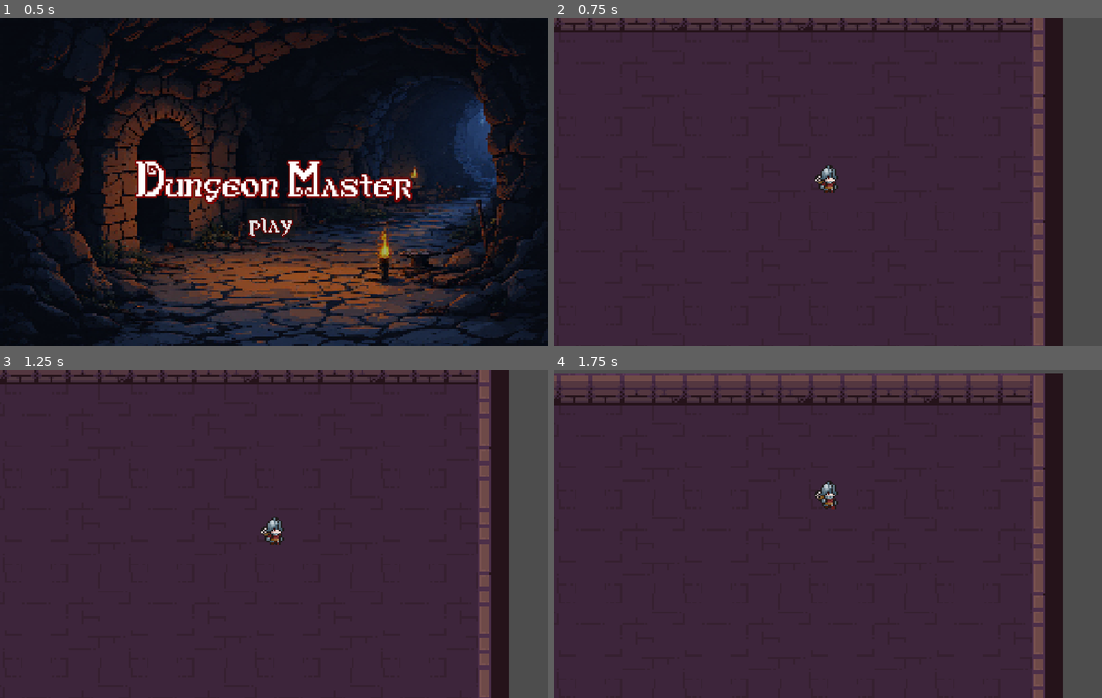
Above: before the commit, frames 1-4 (two rows, left to right).
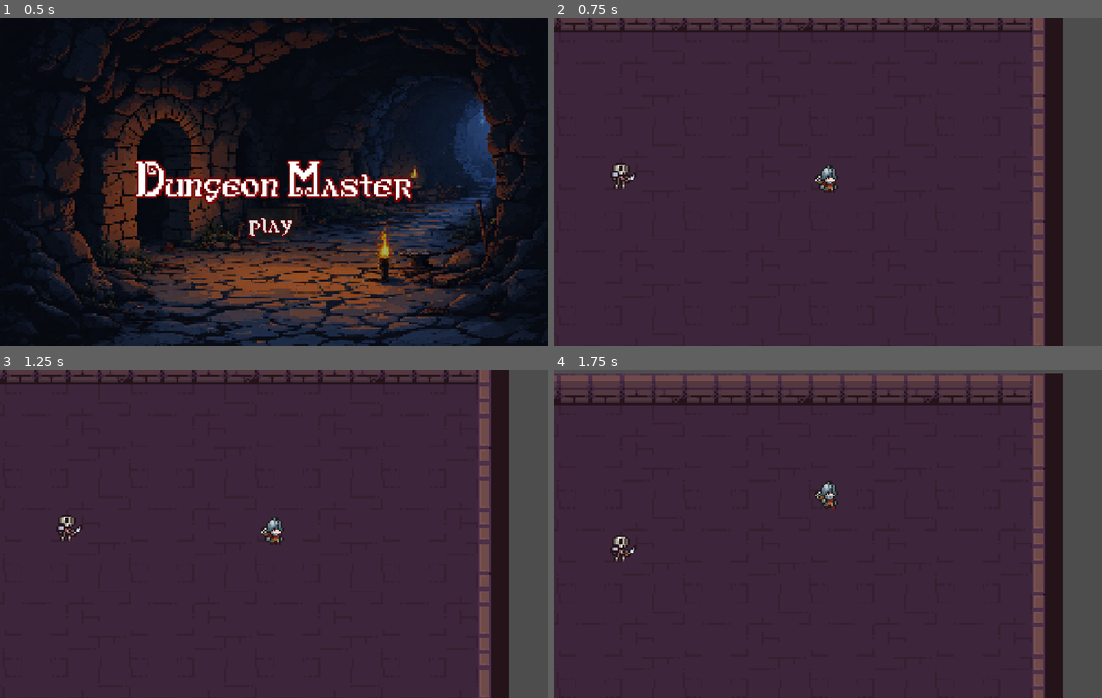
Above: after the commit, the same moments.

Repository: saldaevvladimir/fefu-gamedev-sem6
Game: Godot game, scene res://game/scenes/home.tscn
The game is run twice, just before and just after one commit, with the same random seed, the same clock (stepped at 60 frames per second) and the same inputs.
Inputs:
- Up to frame 1 (0.5 s): no input
- Up to frame 2 (0.75 s): click "play" at 0.5 s
- Up to frame 3 (1.25 s): no input
- Up to frame 4 (1.75 s): tap Enter at 1.25 s; hold W (Up) from 1.28 s (still down); tap L (Bow) at 1.35 s; tap J (Sword1) at 1.55 s

Frame 1 is identical in both runs. In frame 2, 0.2% of the frame differs, in the area x 10-15%, y 44-53%; in frame 3, 0.2%; in frame 4, 0.2%.

Commit message:
add skeleton which can detect and chase player in fixed radius area

Diff:
--- a/game/scenes/game.tscn
+++ b/game/scenes/game.tscn
@@ -1,9 +1,10 @@
-[gd_scene load_steps=9 format=3 uid="uid://h5q1y0ns8rb7"]
+[gd_scene load_steps=10 format=3 uid="uid://h5q1y0ns8rb7"]
 
 [ext_resource type="Texture2D" uid="uid://cx4o24m75yqxm" path="res://assets/2D Pixel Dungeon Asset Pack/character and tileset/Dungeon_Tileset.png" id="1_dt1u1"]
 [ext_resource type="Texture2D" uid="uid://cq4nl8cnm5r3p" path="res://assets/2D Pixel Dungeon Asset Pack/character and tileset/Dungeon_Character.png" id="2_ykdcs"]
 [ext_resource type="Texture2D" uid="uid://d2yycyyfjx1nw" path="res://assets/2D Pixel Dungeon Asset Pack/character and tileset/Dungeon_Character_2.png" id="3_gy5jl"]
 [ext_resource type="PackedScene" uid="uid://bsxmfn7etnto5" path="res://game/scenes/player.tscn" id="4_wowgv"]
+[ext_resource type="PackedScene" uid="uid://clqo430um1lci" path="res://game/scenes/mobs/skeleton.tscn" id="5_ykdcs"]
 
 [sub_resource type="TileSetAtlasSource" id="TileSetAtlasSource_7aouk"]
 texture = ExtResource("1_dt1u1")
@@ -197,5 +198,12 @@
 layer_1/name = "Layer1"
 layer_1/tile_data = PackedInt32Array(0, 1, 0, 65536, 1, 1, 131072, 1, 2, 196608, 1, 0, 262144, 1, 1, 327680, 1, 2, 3932 …(895 unchanged characters)…
 
-[node name="player" parent="." instance=ExtResource("4_wowgv")]
+[node name="Player" type="Node2D" parent="."]
+
+[node name="player" parent="Player" instance=ExtResource("4_wowgv")]
 position = Vector2(803, 369)
+
+[node name="Mobs" type="Node2D" parent="."]
+
+[node name="skeleton" parent="Mobs" instance=ExtResource("5_ykdcs")]
+position = Vector2(388, 355)
--- /dev/null
+++ b/game/scenes/mobs/skeleton.tscn
@@ -0,0 +1,395 @@
+[gd_scene load_steps=57 format=3 uid="uid://clqo430um1lci"]
+
+[ext_resource type="Script" uid="uid://c3ncgs87su2he" path="res://game/scripts/mobs/skeleton.gd" id="1_3tc0i"]
+[ext_resource type="Texture2D" uid="uid://dacy8nx3x4aep" path="res://assets/Enemy_Animations_Set/enemies-skeleton1_attack.png" id="1_jllgr"]
+[ext_resource type="Texture2D" uid="uid://cjltx8alxf2re" path="res://assets/Enemy_Animations_Set/enemies-skeleton1_death.png" id="2_7o07h"]
+[ext_resource type="Texture2D" uid="uid://be7txdgnk3l6g" path="res://assets/Enemy_Animations_Set/enemies-skeleton1_idle.png" id="3_7suoa"]
+[ext_resource type="Texture2D" uid="uid://gxwf16dyoyed" path="res://assets/Enemy_Animations_Set/enemies-skeleton1_take_damage.png" id="4_1uluj"]
+[ext_resource type="Texture2D" uid="uid://d3387xmfrnuq0" path="res://assets/Enemy_Animations_Set/enemies-skeleton1_movement.png" id="5_7o07h"]
+
+[sub_resource type="CapsuleShape2D" id="CapsuleShape2D_jllgr"]
+radius = 16.355
+height = 56.0
+
+[sub_resource type="AtlasTexture" id="AtlasTexture_td40a"]
+atlas = ExtResource("1_jllgr")
+region = Rect2(0, 0, 32, 32)
+
+[sub_resource type="AtlasTexture" id="AtlasTexture_uqqo5"]
+atlas = ExtResource("1_jllgr")
+region = Rect2(32, 0, 32, 32)
+
+[sub_resource type="AtlasTexture" id="AtlasTexture_acljx"]
+atlas = ExtResource("1_jllgr")
+region = Rect2(64, 0, 32, 32)
+
+[sub_resource type="AtlasTexture" id="AtlasTexture_lob2b"]
+atlas = ExtResource("1_jllgr")
+region = Rect2(96, 0, 32, 32)
+
+[sub_resource type="AtlasTexture" id="AtlasTexture_nu5xo"]
+atlas = ExtResource("1_jllgr")
+region = Rect2(128, 0, 32, 32)
+
+[sub_resource type="AtlasTexture" id="AtlasTexture_jmwqt"]
+atlas = ExtResource("1_jllgr")
+region = Rect2(160, 0, 32, 32)
+
+[sub_resource type="AtlasTexture" id="AtlasTexture_40w32"]
+atlas = ExtResource("1_jllgr")
+region = Rect2(192, 0, 32, 32)
+
+[sub_resource type="AtlasTexture" id="AtlasTexture_kcmcu"]
+atlas = ExtResource("1_jllgr")
+region = Rect2(224, 0, 32, 32)
+
+[sub_resource type="AtlasTexture" id="AtlasTexture_l734d"]
+atlas = ExtResource("1_jllgr")
+region = Rect2(256, 0, 32, 32)
+
+[sub_resource type="AtlasTexture" id="AtlasTexture_ktu6u"]
+atlas = ExtResource("2_7o07h")
+region = Rect2(0, 0, 32, 32)
+
+[sub_resource type="AtlasTexture" id="AtlasTexture_2bixw"]
+atlas = ExtResource("2_7o07h")
+region = Rect2(32, 0, 32, 32)
+
+[sub_resource type="AtlasTexture" id="AtlasTexture_m5cwt"]
+atlas = ExtResource("2_7o07h")
+region = Rect2(64, 0, 32, 32)
+
+[sub_resource type="AtlasTexture" id="AtlasTexture_tcrgd"]
+atlas = ExtResource("2_7o07h")
+region = Rect2(96, 0, 32, 32)
+
+[sub_resource type="AtlasTexture" id="AtlasTexture_gxw3t"]
+atlas = ExtResource("2_7o07h")
+region = Rect2(128, 0, 32, 32)
+
+[sub_resource type="AtlasTexture" id="AtlasTexture_m274o"]
+atlas = ExtResource("2_7o07h")
+region = Rect2(160, 0, 32, 32)
+
+[sub_resource type="AtlasTexture" id="AtlasTexture_6cet3"]
+atlas = ExtResource("2_7o07h")
+region = Rect2(192, 0, 32, 32)
+
+[sub_resource type="AtlasTexture" id="AtlasTexture_oldhk"]
+atlas = ExtResource("2_7o07h")
+region = Rect2(224, 0, 32, 32)
+
+[sub_resource type="AtlasTexture" id="AtlasTexture_4n7l6"]
+atlas = ExtResource("2_7o07h")
+region = Rect2(256, 0, 32, 32)
+
+[sub_resource type="AtlasTexture" id="AtlasTexture_yj7xi"]
+atlas = ExtResource("2_7o07h")
+region = Rect2(288, 0, 32, 32)
+
+[sub_resource type="AtlasTexture" id="AtlasTexture_tv1p7"]
+atlas = ExtResource("2_7o07h")
+region = Rect2(320, 0, 32, 32)
+
+[sub_resource type="AtlasTexture" id="AtlasTexture_3dapo"]
+atlas = ExtResource("2_7o07h")
+region = Rect2(352, 0, 32, 32)
+
+[sub_resource type="AtlasTexture" id="AtlasTexture_in7h0"]
+atlas = ExtResource("2_7o07h")
+region = Rect2(384, 0, 32, 32)
+
+[sub_resource type="AtlasTexture" id="AtlasTexture_quaro"]
+atlas = ExtResource("2_7o07h")
+region = Rect2(416, 0, 32, 32)
+
+[sub_resource type="AtlasTexture" id="AtlasTexture_gmm60"]
+atlas = ExtResource("2_7o07h")
+region = Rect2(448, 0, 32, 32)
+
+[sub_resource type="AtlasTexture" id="AtlasTexture_xw8kb"]
+atlas = ExtResource("2_7o07h")
+region = Rect2(480, 0, 32, 32)
+
+[sub_resource type="AtlasTexture" id="AtlasTexture_y6gl2"]
+atlas = ExtResource("2_7o07h")
+region = Rect2(512, 0, 32, 32)
+
+[sub_resource type="AtlasTexture" id="AtlasTexture_jiake"]
+atlas = ExtResource("3_7suoa")
+region = Rect2(0, 0, 32, 32)
+
+[sub_resource type="AtlasTexture" id="AtlasTexture_786re"]
+atlas = ExtResource("3_7suoa")
+region = Rect2(32, 0, 32, 32)
+
+[sub_resource type="AtlasTexture" id="AtlasTexture_ho2jj"]
+atlas = ExtResource("3_7suoa")
+region = Rect2(64, 0, 32, 32)
+
+[sub_resource type="AtlasTexture" id="AtlasTexture_8qoep"]
+atlas = ExtResource("3_7suoa")
+region = Rect2(96, 0, 32, 32)
+
+[sub_resource type="AtlasTexture" id="AtlasTexture_ynddn"]
+atlas = ExtResource("3_7suoa")
+region = Rect2(128, 0, 32, 32)
+
+[sub_resource type="AtlasTexture" id="AtlasTexture_rm5mn"]
+atlas = ExtResource("3_7suoa")
+region = Rect2(160, 0, 32, 32)
+
+[sub_resource type="AtlasTexture" id="AtlasTexture_i8jr2"]
+atlas = ExtResource("4_1uluj")
+region = Rect2(0, 0, 32, 32)
+
+[sub_resource type="AtlasTexture" id="AtlasTexture_un2xa"]
+atlas = ExtResource("4_1uluj")
+region = Rect2(32, 0, 32, 32)
+
+[sub_resource type="AtlasTexture" id="AtlasTexture_wleoh"]
+atlas = ExtResource("4_1uluj")
+region = Rect2(64, 0, 32, 32)
+
+[sub_resource type="AtlasTexture" id="AtlasTexture_wjpde"]
+atlas = ExtResource("4_1uluj")
+region = Rect2(96, 0, 32, 32)
+
+[sub_resource type="AtlasTexture" id="AtlasTexture_3qh2i"]
+atlas = ExtResource("4_1uluj")
+region = Rect2(128, 0, 32, 32)
+
+[sub_resource type="AtlasTexture" id="AtlasTexture_7suoa"]
+atlas = ExtResource("5_7o07h")
+region = Rect2(0, 0, 32, 32)
+
+[sub_resource type="AtlasTexture" id="AtlasTexture_1uluj"]
+atlas = ExtResource("5_7o07h")
+region = Rect2(32, 0, 32, 32)
+
+[sub_resource type="AtlasTexture" id="AtlasTexture_xwmgk"]
+atlas = ExtResource("5_7o07h")
+region = Rect2(64, 0, 32, 32)
+
+[sub_resource type="AtlasTexture" id="AtlasTexture_47cc8"]
+atlas = ExtResource("5_7o07h")
+region = Rect2(96, 0, 32, 32)
+
+[sub_resource type="AtlasTexture" id="AtlasTexture_6nvpj"]
+atlas = ExtResource("5_7o07h")
+region = Rect2(128, 0, 32, 32)
+
+[sub_resource type="AtlasTexture" id="AtlasTexture_43x3q"]
+atlas = ExtResource("5_7o07h")
+region = Rect2(160, 0, 32, 32)
+
+[sub_resource type="AtlasTexture" id="AtlasTexture_h7jyv"]
+atlas = ExtResource("5_7o07h")
+region = Rect2(192, 0, 32, 32)
+
+[sub_resource type="AtlasTexture" id="AtlasTexture_m0jnn"]
+atlas = ExtResource("5_7o07h")
+region = Rect2(224, 0, 32, 32)
+
+[sub_resource type="AtlasTexture" id="AtlasTexture_41m1w"]
+atlas = ExtResource("5_7o07h")
+region = Rect2(256, 0, 32, 32)
+
+[sub_resource type="AtlasTexture" id="AtlasTexture_c4xgp"]
+atlas = ExtResource("5_7o07h")
+region = Rect2(288, 0, 32, 32)
+
+[sub_resource type="SpriteFrames" id="SpriteFrames_xwmgk"]
+animations = [{
+"frames": [{
+"duration": 1.0,
+"texture": SubResource("AtlasTexture_td40a")
+}, {
+"duration": 1.0,
+"texture": SubResource("AtlasTexture_uqqo5")
+}, {
+"duration": 1.0,
+"texture": SubResource("AtlasTexture_acljx")
+}, {
+"duration": 1.0,
+"texture": SubResource("AtlasTexture_lob2b")
+}, {
+"duration": 1.0,
+"texture": SubResource("AtlasTexture_nu5xo")
+}, {
+"duration": 1.0,
+"texture": SubResource("AtlasTexture_jmwqt")
+}, {
+"duration": 1.0,
+"texture": SubResource("AtlasTexture_40w32")
+}, {
+"duration": 1.0,
+"texture": SubResource("AtlasTexture_kcmcu")
+}, {
+"duration": 1.0,
+"texture": SubResource("AtlasTexture_l734d")
+}],
+"loop": false,
+"name": &"Attack",
+"speed": 10.0
+}, {
+"frames": [{
+"duration": 1.0,
+"texture": SubResource("AtlasTexture_ktu6u")
+}, {
+"duration": 1.0,
+"texture": SubResource("AtlasTexture_2bixw")
+}, {
+"duration": 1.0,
+"texture": SubResource("AtlasTexture_m5cwt")
+}, {
+"duration": 1.0,
+"texture": SubResource("AtlasTexture_tcrgd")
+}, {
+"duration": 1.0,
+"texture": SubResource("AtlasTexture_gxw3t")
+}, {
+"duration": 1.0,
+"texture": SubResource("AtlasTexture_m274o")
+}, {
+"duration": 1.0,
+"texture": SubResource("AtlasTexture_6cet3")
+}, {
+"duration": 1.0,
+"texture": SubResource("AtlasTexture_oldhk")
+}, {
+"duration": 1.0,
+"texture": SubResource("AtlasTexture_4n7l6")
+}, {
+"duration": 1.0,
+"texture": SubResource("AtlasTexture_yj7xi")
+}, {
+"duration": 1.0,
+"texture": SubResource("AtlasTexture_tv1p7")
+}, {
+"duration": 1.0,
+"texture": SubResource("AtlasTexture_3dapo")
+}, {
+"duration": 1.0,
+"texture": SubResource("AtlasTexture_in7h0")
+}, {
+"duration": 1.0,
+"texture": SubResource("AtlasTexture_quaro")
+}, {
+"duration": 1.0,
+"texture": SubResource("AtlasTexture_gmm60")
+}, {
+"duration": 1.0,
+"texture": SubResource("AtlasTexture_xw8kb")
+}, {
+"duration": 1.0,
+"texture": SubResource("AtlasTexture_y6gl2")
+}],
+"loop": false,
+"name": &"Death",
+"speed": 10.0
+}, {
+"frames": [{
+"duration": 1.0,
+"texture": SubResource("AtlasTexture_jiake")
+}, {
+"duration": 1.0,
+"texture": SubResource("AtlasTexture_786re")
+}, {
+"duration": 1.0,
+"texture": SubResource("AtlasTexture_ho2jj")
+}, {
+"duration": 1.0,
+"texture": SubResource("AtlasTexture_8qoep")
+}, {
+"duration": 1.0,
+"texture": SubResource("AtlasTexture_ynddn")
+}, {
+"duration": 1.0,
+"texture": SubResource("AtlasTexture_rm5mn")
+}],
+"loop": true,
+"name": &"Idle",
+"speed": 10.0
+}, {
+"frames": [{
+"duration": 1.0,
+"texture": SubResource("AtlasTexture_i8jr2")
+}, {
+"duration": 1.0,
+"texture": SubResource("AtlasTexture_un2xa")
+}, {
+"duration": 1.0,
+"texture": SubResource("AtlasTexture_wleoh")
+}, {
+"duration": 1.0,
+"texture": SubResource("AtlasTexture_wjpde")
+}, {
+"duration": 1.0,
+"texture": SubResource("AtlasTexture_3qh2i")
+}],
+"loop": false,
+"name": &"TakeDamage",
+"speed": 10.0
+}, {
+"frames": [{
+"duration": 1.0,
+"texture": SubResource("AtlasTexture_7suoa")
+}, {
+"duration": 1.0,
+"texture": SubResource("AtlasTexture_1uluj")
+}, {
+"duration": 1.0,
+"texture": SubResource("AtlasTexture_xwmgk")
+}, {
+"duration": 1.0,
+"texture": SubResource("AtlasTexture_47cc8")
+}, {
+"duration": 1.0,
+"texture": SubResource("AtlasTexture_6nvpj")
+}, {
+"duration": 1.0,
+"texture": SubResource("AtlasTexture_43x3q")
+}, {
+"duration": 1.0,
+"texture": SubResource("AtlasTexture_h7jyv")
+}, {
+"duration": 1.0,
+"texture": SubResource("AtlasTexture_m0jnn")
+}, {
+"duration": 1.0,
+"texture": SubResource("AtlasTexture_41m1w")
+}, {
+"duration": 1.0,
+"texture": SubResource("AtlasTexture_c4xgp")
+}],
+"loop": true,
+"name": &"Walk",
+"speed": 10.0
+}]
+
+[sub_resource type="CircleShape2D" id="CircleShape2D_3tc0i"]
+radius = 270.0
+
+[node name="Skeleton" type="CharacterBody2D"]
+script = ExtResource("1_3tc0i")
+
+[node name="CollisionShape2D" type="CollisionShape2D" parent="."]
+position = Vector2(-3.355, 0)
+shape = SubResource("CapsuleShape2D_jllgr")
+
+[node name="AnimatedSprite2D" type="AnimatedSprite2D" parent="."]
+position = Vector2(4, -19)
+scale = Vector2(3.5, 3.5)
+sprite_frames = SubResource("SpriteFrames_xwmgk")
+animation = &"Attack"
+autoplay = "Idle"
+frame = 6
+
+[node name="Detector" type="Area2D" parent="."]
+
+[node name="CollisionShape2D" type="CollisionShape2D" parent="Detector"]
+shape = SubResource("CircleShape2D_3tc0i")
+
+[connection signal="body_entered" from="Detector" to="." method="_on_detector_body_entered"]
+[connection signal="body_exited" from="Detector" to="." method="_on_detector_body_exited"]
--- a/game/scenes/player.tscn
+++ b/game/scenes/player.tscn
@@ -346,7 +346,7 @@
 radius = 20.0
 height = 56.0
 
-[node name="player" type="CharacterBody2D"]
+[node name="Player" type="CharacterBody2D"]
 script = ExtResource("1_u5gyh")
 
 [node name="AnimatedSprite2D" type="AnimatedSprite2D" parent="."]
--- /dev/null
+++ b/game/scripts/mobs/skeleton.gd
@@ -0,0 +1,36 @@
+extends CharacterBody2D
+
+const SPEED = 100
+const ATTACK_RNG = 80
+const ATTACK_DMG = 10
+
+var chase = false
+
+@onready var anim = $AnimatedSprite2D
+
+func _physics_process(delta: float) -> void:
+	var player = $"../../Player/player"
+	var position_delta = (player.position - self.position)
+	var direction = position_delta.normalized()
+	if chase:
+		velocity = direction * SPEED
+	else:
+		velocity = Vector2.ZERO
+
+	move_and_slide()
+
+	# walk / idle animation
+	if velocity.length() > 0:
+		anim.play("Walk")
+		anim.flip_h = velocity.x < 0
+	else:
+		anim.play("Idle")
+
+
+func _on_detector_body_entered(body: Node2D) -> void:
+	if body.name == "player":
+		chase = true
+
+func _on_detector_body_exited(body: Node2D) -> void:
+	if body.name == "player":
+		chase = false
--- a/game/scripts/player.gd
+++ b/game/scripts/player.gd
@@ -7,16 +7,18 @@
 const SWORD2_DMG = 50
 const BOW_DMG = 20
 
+@onready var anim = $AnimatedSprite2D
+
 func _physics_process(delta):
 	# movement
 	velocity = Vector2.ZERO
 
 	if Input.is_action_pressed("Right"):
 		velocity.x += SPEED
-		$AnimatedSprite2D.flip_h = false
+		anim.flip_h = false
 	if Input.is_action_pressed("Left"):
 		velocity.x += -SPEED
-		$AnimatedSprite2D.flip_h = true
+		anim.flip_h = true
 	if Input.is_action_pressed("Up"):
 		velocity.y += -SPEED
 	if Input.is_action_pressed("Down"):
@@ -27,16 +29,16 @@
 
 	# walk / idle animation
 	if velocity.length() > 0:
-		$AnimatedSprite2D.play("Walk")
+		anim.play("Walk")
 	else:
-		$AnimatedSprite2D.play("Idle")
+		anim.play("Idle")
 
 	# attack animations
 	if Input.is_action_just_pressed("Sword1"):
-		$AnimatedSprite2D.play("SwordAttack1")
+		anim.play("SwordAttack1")
 	elif Input.is_action_just_pressed("Sword2"):
-		$AnimatedSprite2D.play("SwordAttack2")
+		anim.play("SwordAttack2")
 	elif Input.is_action_just_pressed("Bow"):
-		$AnimatedSprite2D.play("BowAttack")
+		anim.play("BowAttack")
 
 	# other..
Not shown, added: game/scripts/mobs/skeleton.gd.uid
